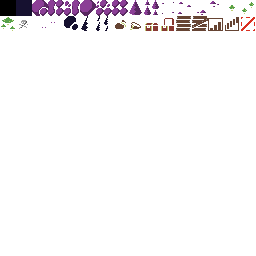
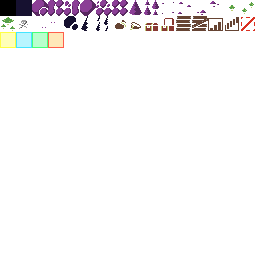
Two versions of the same layered image (256x256). Layer-by-layer changes:
painted on "tiles" over [0, 32, 64, 48]
